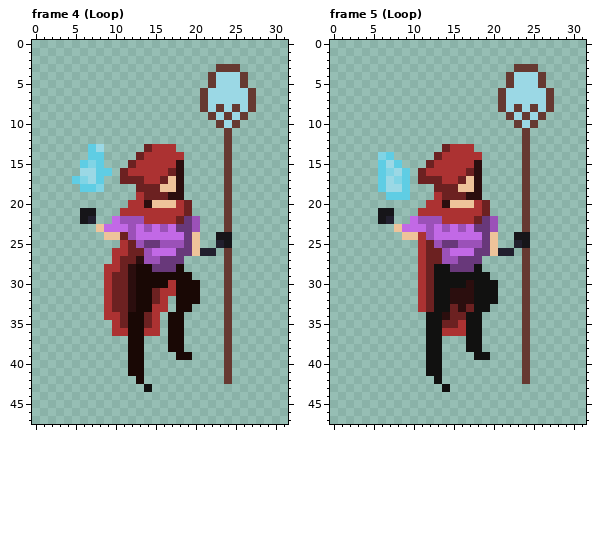
Two states of a pixel-art file, SkeletonSlayerUnity/Assets/ASSETS_ROOT/animations/mainchar_new/mage_rework_v4.aseprite. Above is the file before it was changed.
32x48 pixels, 9 frames. Colours within 5 levels of each other are drawn and written as one. Shown: frame 4 (Loop), frame 5 (Loop). The commit also changed other frames, which this record leaves out.
And afterwards:
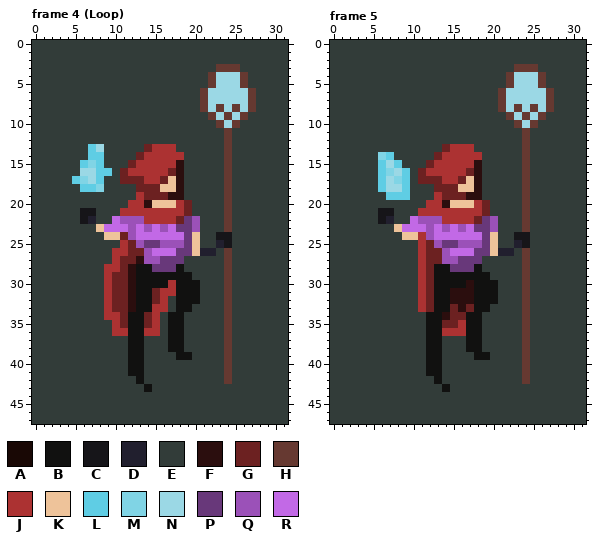
Palette (. is transparent): A #190805  B #111110  C #161519  D #211f2e  E #323c39  F #2b0e0e  G #6c2121  H #663931  J #ac3232  K #eec39a  L #5fcde4  M #80d4e5  N #9bd8e5  P #68387a  Q #9b51b8  R #c269e6
The exact change:
layer "Background" added
Changed rows in their new state; - is an unchanged pixel.
Frame 4 (Loop), layers "Layer 1", "Background":
first column x 0:
 0 EEEEEEEEEEEEEEEEEEEEEEEEEEEEEEEE
 1 EEEEEEEEEEEEEEEEEEEEEEEEEEEEEEEE
 2 EEEEEEEEEEEEEEEEEEEEEEEEEEEEEEEE
 3 EEEEEEEEEEEEEEEEEEEEEEE---EEEEEE
 4 EEEEEEEEEEEEEEEEEEEEEE-----EEEEE
 5 EEEEEEEEEEEEEEEEEEEEEE-----EEEEE
 6 EEEEEEEEEEEEEEEEEEEEE-------EEEE
 7 EEEEEEEEEEEEEEEEEEEEE-------EEEE
 8 EEEEEEEEEEEEEEEEEEEEE-------EEEE
 9 EEEEEEEEEEEEEEEEEEEEEE-----EEEEE
10 EEEEEEEEEEEEEEEEEEEEEEE---EEEEEE
11 EEEEEEEEEEEEEEEEEEEEEEEE-EEEEEEE
12 EEEEEEEEEEEEEEEEEEEEEEEE-EEEEEEE
13 EEEEEEE--EEEEE----EEEEEE-EEEEEEE
14 EEEEEEE--EEEE------EEEEE-EEEEEEE
15 EEEEEE---EEE-------EEEEE-EEEEEEE
16 EEEEEE----E--------EEEEE-EEEEEEE
17 EEEEE----EE--------EEEEE-EEEEEEE
18 EEEEEE---EEEE------EEEEE-EEEEEEE
19 EEEEEEEEEEEEE------EEEEE-EEEEEEE
20 EEEEEEEEEEEE--------EEEE-EEEEEEE
21 EEEEEE--EEE---------EEEE-EEEEEEE
22 EEEEEE--EE-----------EEE-EEEEEEE
23 EEEEEEEE-------------EEE-EEEEEEE
24 EEEEEEEEE------------EE--EEEEEEE
25 EEEEEEEEEEE----------EE--EEEEEEE
26 EEEEEEEEEE-------------E-EEEEEEE
27 EEEEEEEEEE---------EEEEE-EEEEEEE
28 EEEEEEEEE----BB---BEEEEE-EEEEEEE
29 EEEEEEEEE----BBBBBBBEEEE-EEEEEEE
30 EEEEEEEEE----BBBB-BBBEEE-EEEEEEE
31 EEEEEEEEE----BB---BBBEEE-EEEEEEE
32 EEEEEEEEE----BB--EBBBEEE-EEEEEEE
33 EEEEEEEEE----BB--EBBEEEE-EEEEEEE
34 EEEEEEEEE---BB--EBBEEEEE-EEEEEEE
35 EEEEEEEEEE--BB--EBBEEEEE-EEEEEEE
36 EEEEEEEEEE--BB--EBBEEEEE-EEEEEEE
37 EEEEEEEEEEEEBBEEEBBEEEEE-EEEEEEE
38 EEEEEEEEEEEEBBEEEBBEEEEE-EEEEEEE
39 EEEEEEEEEEEEBBEEEEBBEEEE-EEEEEEE
40 EEEEEEEEEEEEBBEEEEEEEEEE-EEEEEEE
41 EEEEEEEEEEEEBBEEEEEEEEEE-EEEEEEE
42 EEEEEEEEEEEEEBEEEEEEEEEE-EEEEEEE
43 EEEEEEEEEEEEEE-EEEEEEEEEEEEEEEEE
44 EEEEEEEEEEEEEEEEEEEEEEEEEEEEEEEE
45 EEEEEEEEEEEEEEEEEEEEEEEEEEEEEEEE
46 EEEEEEEEEEEEEEEEEEEEEEEEEEEEEEEE
47 EEEEEEEEEEEEEEEEEEEEEEEEEEEEEEEE
Frame 5, layer "Background":
first column x 0:
 0 EEEEEEEEEEEEEEEEEEEEEEEEEEEEEEEE
 1 EEEEEEEEEEEEEEEEEEEEEEEEEEEEEEEE
 2 EEEEEEEEEEEEEEEEEEEEEEEEEEEEEEEE
 3 EEEEEEEEEEEEEEEEEEEEEEE---EEEEEE
 4 EEEEEEEEEEEEEEEEEEEEEE-----EEEEE
 5 EEEEEEEEEEEEEEEEEEEEEE-----EEEEE
 6 EEEEEEEEEEEEEEEEEEEEE-------EEEE
 7 EEEEEEEEEEEEEEEEEEEEE-------EEEE
 8 EEEEEEEEEEEEEEEEEEEEE-------EEEE
 9 EEEEEEEEEEEEEEEEEEEEEE-----EEEEE
10 EEEEEEEEEEEEEEEEEEEEEEE---EEEEEE
11 EEEEEEEEEEEEEEEEEEEEEEEE-EEEEEEE
12 EEEEEEEEEEEEEEEEEEEEEEEE-EEEEEEE
13 EEEEEEEEEEEEEE----EEEEEE-EEEEEEE
14 EEEEEE--EEEEE------EEEEE-EEEEEEE
15 EEEEEE---EEE-------EEEEE-EEEEEEE
16 EEEEEE----E--------EEEEE-EEEEEEE
17 EEEEEE----E--------EEEEE-EEEEEEE
18 EEEEEE----EEE------EEEEE-EEEEEEE
19 EEEEEEE---EEE------EEEEE-EEEEEEE
20 EEEEEEEEEEEE--------EEEE-EEEEEEE
21 EEEEEE--EEE---------EEEE-EEEEEEE
22 EEEEEE--EE-----------EEE-EEEEEEE
23 EEEEEEEE-------------EEE-EEEEEEE
24 EEEEEEEEE------------EE--EEEEEEE
25 EEEEEEEEEEE----------EE--EEEEEEE
26 EEEEEEEEEEE------------E-EEEEEEE
27 EEEEEEEEEEE--------EEEEE-EEEEEEE
28 EEEEEEEEEEE--------EEEEE-EEEEEEE
29 EEEEEEEEEEE---------EEEE-EEEEEEE
30 EEEEEEEEEEE----------EEE-EEEEEEE
31 EEEEEEEEEEE----------EEE-EEEEEEE
32 EEEEEEEEEEE----------EEE-EEEEEEE
33 EEEEEEEEEEE---------EEEE-EEEEEEE
34 EEEEEEEEEEEE-------EEEEE-EEEEEEE
35 EEEEEEEEEEEE-------EEEEE-EEEEEEE
36 EEEEEEEEEEEE-------EEEEE-EEEEEEE
37 EEEEEEEEEEEE--EEE--EEEEE-EEEEEEE
38 EEEEEEEEEEEE--EEE--EEEEE-EEEEEEE
39 EEEEEEEEEEEE--EEEE--EEEE-EEEEEEE
40 EEEEEEEEEEEE--EEEEEEEEEE-EEEEEEE
41 EEEEEEEEEEEE--EEEEEEEEEE-EEEEEEE
42 EEEEEEEEEEEEE-EEEEEEEEEE-EEEEEEE
43 EEEEEEEEEEEEEE-EEEEEEEEEEEEEEEEE
44 EEEEEEEEEEEEEEEEEEEEEEEEEEEEEEEE
45 EEEEEEEEEEEEEEEEEEEEEEEEEEEEEEEE
46 EEEEEEEEEEEEEEEEEEEEEEEEEEEEEEEE
47 EEEEEEEEEEEEEEEEEEEEEEEEEEEEEEEE
Changed places in both pictures, as pixel boxes (x1, y1, x2, y2):
changed: (32, 40, 288, 424)
added: (330, 40, 586, 424)
